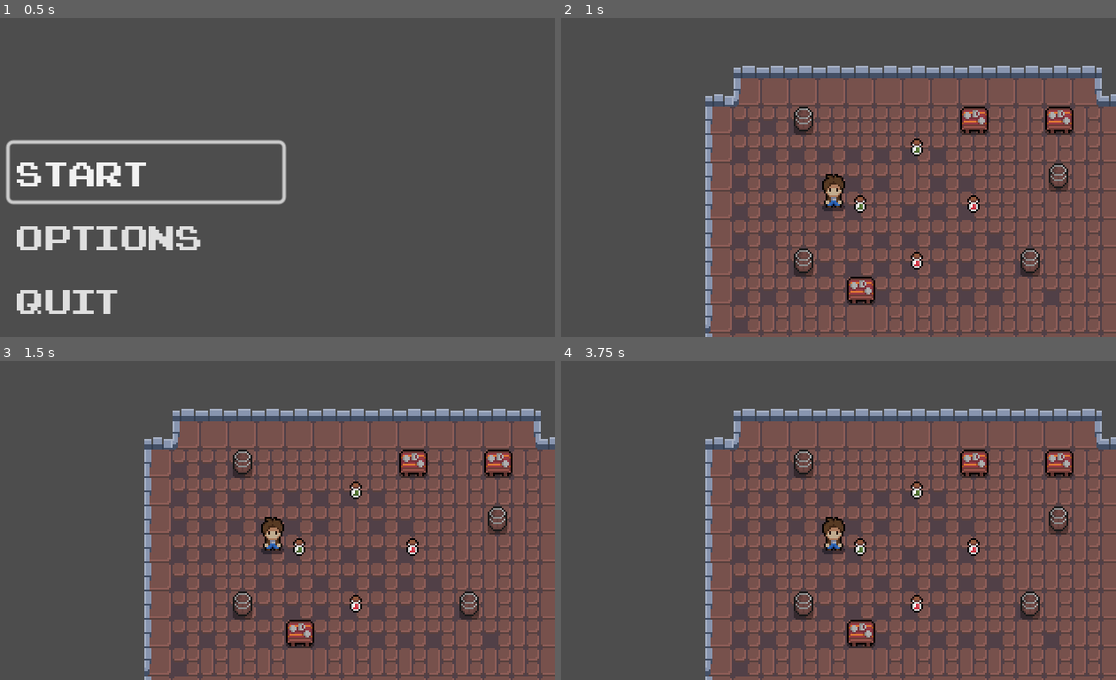
Above: before the commit, frames 1-4 (two rows, left to right).
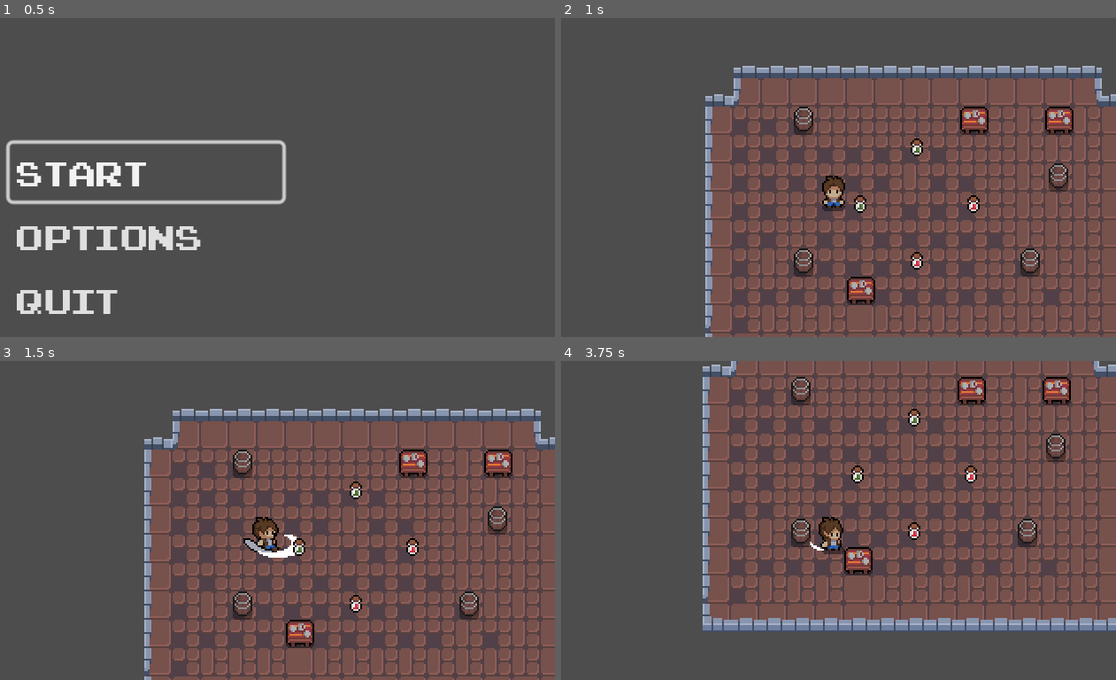
Above: after the commit, the same moments.

Repository: AlayandeWork/Rate.My.Hero
Game: Godot game, scene res://Nodes/Main Menu/Main_Menu.tscn
Two runs of this game, one before a commit and one after it. Both use one fixed random seed, a clock stepped at 60 frames per second and the inputs below.
Inputs:
- Up to frame 1 (0.5 s): no input
- Up to frame 2 (1 s): click "Start" at 0.5 s
- Up to frame 3 (1.5 s): hold Right (Right) from 1.28 s (still down); hold Space (Attack) from 1.28 s (still down)
- Up to frame 4 (3.75 s): release Right (Right) at 2.03 s; release Space (Attack) at 2.03 s; hold Down (Down) 2.03-2.78 s; tap Space (Attack) at 2.1, 3.6 s; hold Right (Right) 2.78-3.53 s; hold Space (Attack) 2.78-3.53 s; hold Up (Up) from 3.53 s (still down)

Frame 1 is identical in both runs. In frame 2, 0.2% of the frame differs, in the area x 47-52%, y 48-59%; in frame 3, 0.7%; in frame 4, 44%, in the area x 25-100%, y 0-100%.

Commit message:
Adjusting character speed, collision layers and animations

Diff:
--- a/Nodes/Hero/Hero.gd
+++ b/Nodes/Hero/Hero.gd
@@ -1,6 +1,6 @@
 extends CharacterBody2D
 
-@export var speed : int = 200
+@export var speed : int = 100
 @export var friction : int = 700
 @export var acceleration : int = 800
 
--- a/Nodes/Hero/Hero.tscn
+++ b/Nodes/Hero/Hero.tscn
@@ -43,6 +43,18 @@
 "args": [],
 "method": &"attack_animation_finished"
 }]
+}
+tracks/3/type = "value"
+tracks/3/imported = false
+tracks/3/enabled = true
+tracks/3/path = NodePath("CollisionShape2D:position")
+tracks/3/interp = 1
+tracks/3/loop_wrap = true
+tracks/3/keys = {
+"times": PackedFloat32Array(0),
+"transitions": PackedFloat32Array(1),
+"update": 0,
+"values": [Vector2(0, 10)]
 }
 
 [sub_resource type="Animation" id="13"]
@@ -118,7 +130,7 @@
 "times": PackedFloat32Array(0),
 "transitions": PackedFloat32Array(1),
 "update": 0,
-"values": [Vector2(-2, 15)]
+"values": [Vector2(-3, 9)]
 }
 
 [sub_resource type="Animation" id="12"]
@@ -162,6 +174,18 @@
 "method": &"attack_animation_finished"
 }]
 }
+tracks/3/type = "value"
+tracks/3/imported = false
+tracks/3/enabled = true
+tracks/3/path = NodePath("CollisionShape2D:position")
+tracks/3/interp = 1
+tracks/3/loop_wrap = true
+tracks/3/keys = {
+"times": PackedFloat32Array(0),
+"transitions": PackedFloat32Array(1),
+"update": 0,
+"values": [Vector2(3, 10)]
+}
 
 [sub_resource type="Animation" id="14"]
 resource_name = "Hero_Attack_Up"
@@ -204,6 +228,18 @@
 "method": &"attack_animation_finished"
 }]
 }
+tracks/3/type = "value"
+tracks/3/imported = false
+tracks/3/enabled = true
+tracks/3/path = NodePath("CollisionShape2D:position")
+tracks/3/interp = 1
+tracks/3/loop_wrap = true
+tracks/3/keys = {
+"times": PackedFloat32Array(0),
+"transitions": PackedFloat32Array(1),
+"update": 0,
+"values": [Vector2(1, 10)]
+}
 
 [sub_resource type="Animation" id="15"]
 resource_name = "Hero_Death"
@@ -248,6 +284,18 @@
 "transitions": PackedFloat32Array(1),
 "update": 1,
 "values": [false]
+}
+tracks/2/type = "value"
+tracks/2/imported = false
+tracks/2/enabled = true
+tracks/2/path = NodePath("CollisionShape2D:position")
+tracks/2/interp = 1
+tracks/2/loop_wrap = true
+tracks/2/keys = {
+"times": PackedFloat32Array(0),
+"transitions": PackedFloat32Array(1),
+"update": 0,
+"values": [Vector2(0, 9)]
 }
 
 [sub_resource type="Animation" id="5"]
@@ -314,6 +362,18 @@
 "update": 1,
 "values": [10]
 }
+tracks/5/type = "value"
+tracks/5/imported = false
+tracks/5/enabled = true
+tracks/5/path = NodePath("CollisionShape2D:position")
+tracks/5/interp = 1
+tracks/5/loop_wrap = true
+tracks/5/keys = {
+"times": PackedFloat32Array(0),
+"transitions": PackedFloat32Array(1),
+"update": 0,
+"values": [Vector2(0, 9)]
+}
 
 [sub_resource type="Animation" id="4"]
 resource_name = "Hero_Idle_Right"
@@ -343,6 +403,18 @@
 "update": 1,
 "values": [false]
 }
+tracks/2/type = "value"
+tracks/2/imported = false
+tracks/2/enabled = true
+tracks/2/path = NodePath("CollisionShape2D:position")
+tracks/2/interp = 1
+tracks/2/loop_wrap = true
+tracks/2/keys = {
+"times": PackedFloat32Array(0),
+"transitions": PackedFloat32Array(1),
+"update": 0,
+"values": [Vector2(1, 9)]
+}
 
 [sub_resource type="Animation" id="6"]
 resource_name = "Hero_Idle_Up"
@@ -372,6 +444,18 @@
 "update": 1,
 "values": [false]
 }
+tracks/2/type = "value"
+tracks/2/imported = false
+tracks/2/enabled = true
+tracks/2/path = NodePath("CollisionShape2D:position")
+tracks/2/interp = 1
+tracks/2/loop_wrap = true
+tracks/2/keys = {
+"times": PackedFloat32Array(0),
+"transitions": PackedFloat32Array(1),
+"update": 0,
+"values": [Vector2(0, 9)]
+}
 
 [sub_resource type="Animation" id="7"]
 resource_name = "Hero_Run_Down"
@@ -400,6 +484,18 @@
 "transitions": PackedFloat32Array(1),
 "update": 1,
 "values": [false]
+}
+tracks/2/type = "value"
+tracks/2/imported = false
+tracks/2/enabled = true
+tracks/2/path = NodePath("CollisionShape2D:position")
+tracks/2/interp = 1
+tracks/2/loop_wrap = true
+tracks/2/keys = {
+"times": PackedFloat32Array(0),
+"transitions": PackedFloat32Array(1),
+"update": 0,
+"values": [Vector2(0, 9)]
 }
 
 [sub_resource type="Animation" id="9"]
@@ -466,6 +562,18 @@
 "update": 1,
 "values": [ExtResource("1")]
 }
+tracks/5/type = "value"
+tracks/5/imported = false
+tracks/5/enabled = true
+tracks/5/path = NodePath("CollisionShape2D:position")
+tracks/5/interp = 1
+tracks/5/loop_wrap = true
+tracks/5/keys = {
+"times": PackedFloat32Array(0),
+"transitions": PackedFloat32Array(1),
+"update": 0,
+"values": [Vector2(-1, 8)]
+}
 
 [sub_resource type="Animation" id="8"]
 resource_name = "Hero_Run_Right"
@@ -495,6 +603,18 @@
 "update": 1,
 "values": [false]
 }
+tracks/2/type = "value"
+tracks/2/imported = false
+tracks/2/enabled = true
+tracks/2/path = NodePath("CollisionShape2D:position")
+tracks/2/interp = 1
+tracks/2/loop_wrap = true
+tracks/2/keys = {
+"times": PackedFloat32Array(0),
+"transitions": PackedFloat32Array(1),
+"update": 0,
+"values": [Vector2(1, 8)]
+}
 
 [sub_resource type="Animation" id="10"]
 resource_name = "Hero_Run_Up"
@@ -523,6 +643,18 @@
 "transitions": PackedFloat32Array(1),
 "update": 1,
 "values": [false]
+}
+tracks/2/type = "value"
+tracks/2/imported = false
+tracks/2/enabled = true
+tracks/2/path = NodePath("CollisionShape2D:position")
+tracks/2/interp = 1
+tracks/2/loop_wrap = true
+tracks/2/keys = {
+"times": PackedFloat32Array(0),
+"transitions": PackedFloat32Array(1),
+"update": 0,
+"values": [Vector2(0, 8)]
 }
 
 [sub_resource type="Animation" id="3"]
@@ -705,8 +837,9 @@
 transitions = ["Idle", "Run", SubResource("29"), "Run", "Idle", SubResource("30"), "Idle", "Attack", SubResource("40"), "Attack", "Idle", SubResource("41")]
 graph_offset = Vector2(0, 185.851)
 
-[sub_resource type="RectangleShape2D" id="18"]
-size = Vector2(12, 4.75)
+[sub_resource type="CapsuleShape2D" id="CapsuleShape2D_pa7el"]
+radius = 4.0
+height = 14.0
 
 [node name="CharacterBody2D" type="CharacterBody2D"]
 collision_layer = 2
@@ -723,13 +856,17 @@
 }
 
 [node name="AnimationTree" type="AnimationTree" parent="."]
+libraries = {
+"": SubResource("AnimationLibrary_40b86")
+}
 tree_root = SubResource("16")
+anim_player = NodePath("../AnimationPlayer")
 parameters/Attack/blend_position = Vector2(0, 0)
 parameters/Idle/blend_position = Vector2(-0.449606, 0.597884)
 parameters/Run/blend_position = Vector2(0, 0)
 
 [node name="CollisionShape2D" type="CollisionShape2D" parent="."]
 position = Vector2(0.5, 3.5)
-shape = SubResource("18")
+shape = SubResource("CapsuleShape2D_pa7el")
 
 [node name="Camera2D" type="Camera2D" parent="."]
